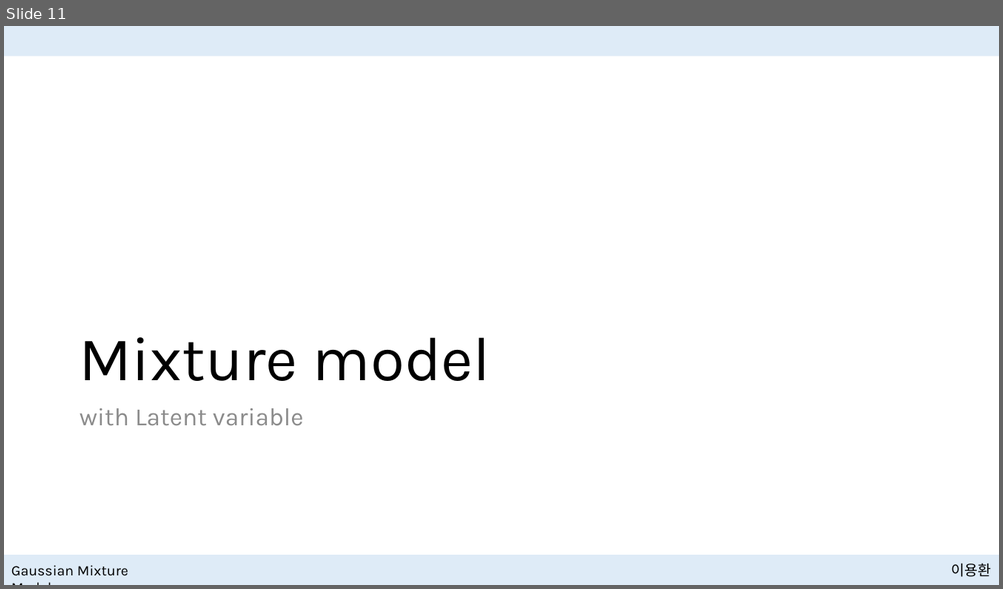
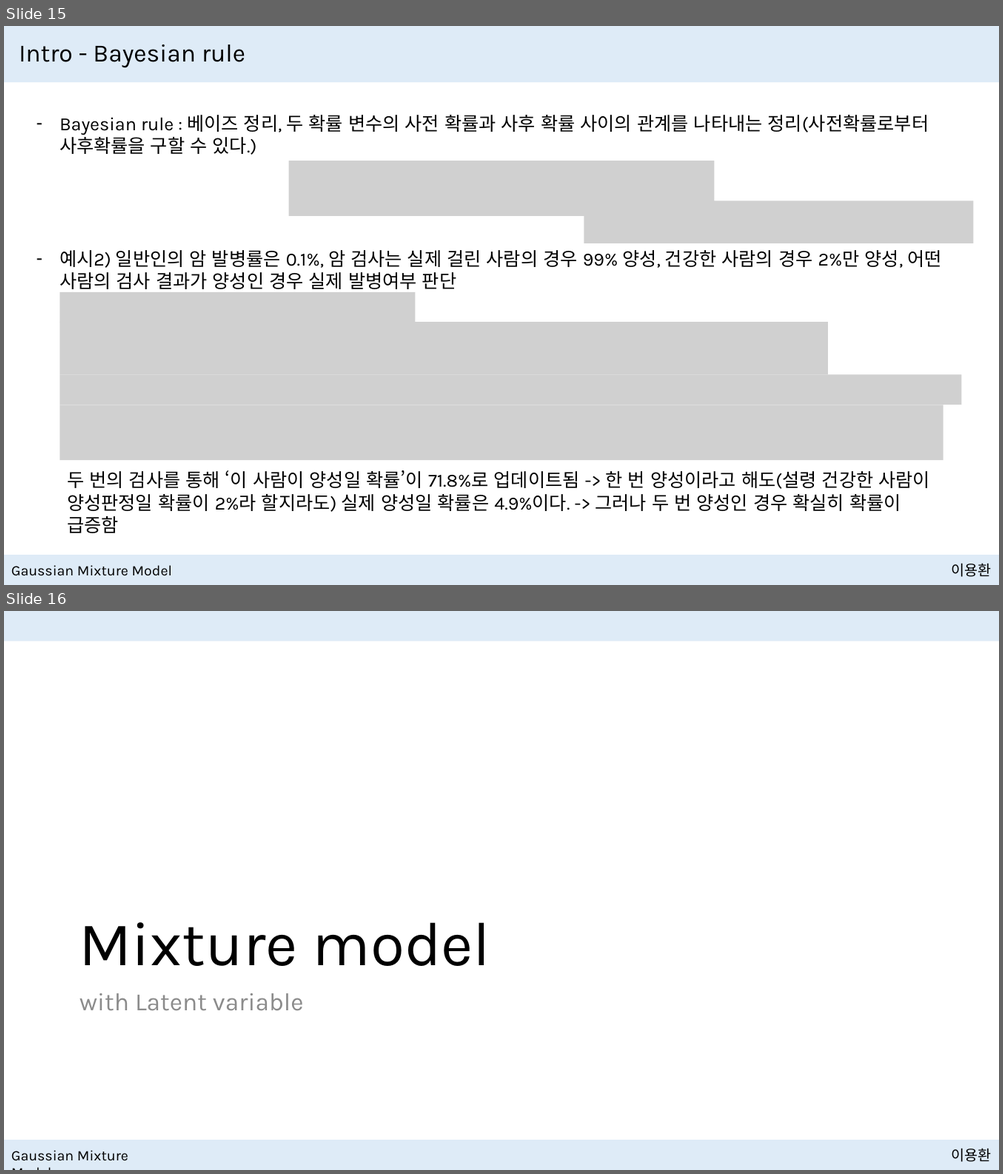
Before and after one commit to NewPlus/SeminarforNLP, a slide deck: Seminar/Gaussian Mixture Model/Presentation files/Gaussian Mixture.pptx. Shown one above the other, each under a label of ours: slide 11 before the commit, slides 15 and 16 after it. The pictures are 1003x589 and 1003x1174 pixels, drawn with LibreOffice and Linux fonts; fonts in the diff are those of the drawing; grey boxes stand for pictures. Boxes give left, top, right and bottom in pixels: in the first picture for what was removed or moved away, otherwise in the second. Text is boxed around its words. In the diff, an @@ line names an element or a change of style, - is before the commit and + after.

```diff
--- a/Seminar/Gaussian Mixture Model/Presentation files/Gaussian Mixture.pptx
+++ b/Seminar/Gaussian Mixture Model/Presentation files/Gaussian Mixture.pptx
@@ slide 15 added at [4, 26, 999, 585], background #FFFFFF; not listed: 2 template elements that a slide beside it also shows @@
@@ rectangle added at [4, 26, 999, 82], fill #DEEBF7 @@
@@ title added at [19, 44, 245, 68], 24 pt, text #000000 @@
+Intro - Bayesian rule
@@ text added at [60, 115, 929, 155], 18 pt, text #000000 @@
+– Bayesian rule : 베이즈 정리, 두 확률 변수의 사전 확률과 사후 확률 사이의 관계를 나타내는 정리(사전확률로부터 사후확률을 구할 수 있다.)
@@ picture added at [288, 161, 714, 216] @@
@@ picture added at [583, 201, 973, 243] @@
@@ text added at [60, 250, 941, 289], 18 pt, text #000000 @@
+– 예시2) 일반인의 암 발병률은 0.1%, 암 검사는 실제 걸린 사람의 경우 99% 양성, 건강한 사람의 경우 2%만 양성, 어떤 사람의 검사 결과가 양성인 경우 실제 발병여부 판단
@@ picture added at [60, 292, 415, 322] @@
@@ picture added at [60, 322, 828, 375] @@
@@ picture added at [60, 375, 962, 405] @@
@@ picture added at [60, 405, 943, 460] @@
@@ text added at [67, 471, 930, 512], 18 pt, text #000000 @@
+두 번의 검사를 통해 ‘이 사람이 양성일 확률’이 71.8%로 업데이트됨 -> 한 번 양성이라고 해도(설령 건강한 사람이 양성판정일 확률이 2%라 할지라도) 실제 양성일 확률은 4.9%이다. -> 그러나 두 번 양성인 경우 확실히 확률이 급증함
@@ text added at [11, 565, 173, 577], 14 pt, text #000000 @@
+Gaussian Mixture Model
@@ what was slide 11 is now slide 16 @@
```
Also in this commit, not shown: 5 slides changed, 44 other slides added, 1 other file.
